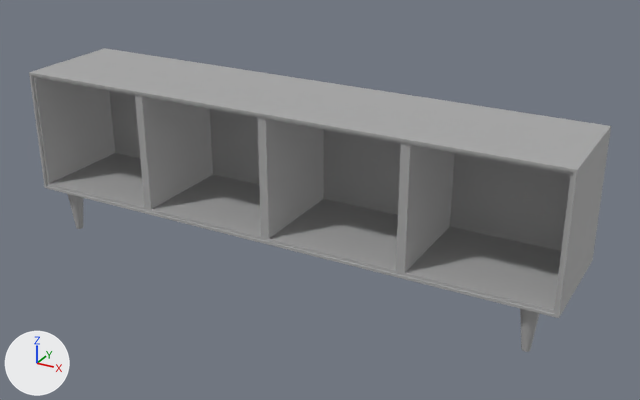
The FBX model Assets/Raw/tv_stand_box.fbx, before and after one commit.
Both versions are drawn from a camera (50 mm lens) standing at (1.62, -2.72, 1.67) and looking at (0.11, 0.03, 0.3). Arrows for +X, +Y and +Z are at lower left; the lights stay in place. Where no turn or scale is listed for an object, it has been applied to the vertices.

Objects in the first picture: 'pCube1', 'pCylinder4', 'wall1', 'wall2', 'wall3'.
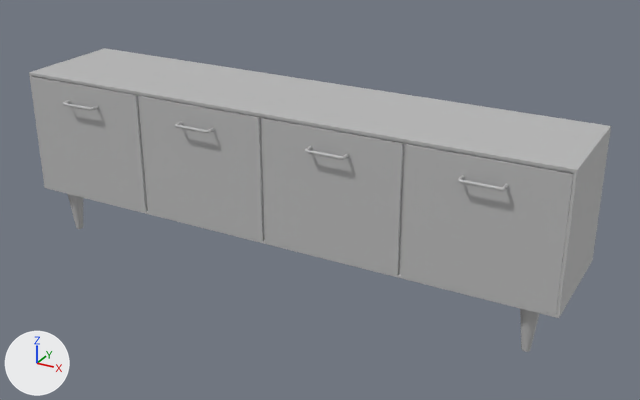
The newer file is also turned or shifted as a whole; pictures and numbers use the older file's frame.

Changed parts and their boxes (x1, y1, x2, y2) in the pictures (640 x 400 px):
'drawer.003', added
    after: (401, 144, 574, 315)
'drawer.002', added
    after: (262, 118, 403, 275)
'drawer.001', added
    after: (138, 96, 263, 241)
'drawer', added
    after: (31, 77, 147, 211)
'handle.003', added
    after: (458, 175, 509, 191)
'handle.002', added
    after: (305, 146, 349, 160)
'handle.001', added
    after: (175, 121, 215, 133)
'handle', added
    after: (63, 100, 99, 111)
'pCube1', unchanged, covered by the edit
    both: (29, 48, 611, 318)
'wall1', unchanged, covered by the edit
    before: (135, 96, 213, 209)
    after: (137, 96, 148, 209)
'wall2', unchanged, covered by the edit
    before: (257, 118, 324, 239)
    after: (260, 118, 265, 238)
'wall3', unchanged, covered by the edit
    before: (396, 144, 455, 273)
    after: (398, 144, 406, 272)

Edits to the bpy script that builds the scene:
```text
Add mat_lambert2:
    mat_lambert2 = principled_material('lambert2')
    mat_lambert2.base_color = (0.5, 0.5, 0.5)  # grey #bcbcbc
Add me_mesh_017:
    me_mesh_017.from_pydata(...)  # 760 vertices, 720 faces; spans x -0.078..0.078, y -0.033..0.02, z -0.006..0.006
    me_mesh_017.materials.append(mat_lambert2)  # grey #bcbcbc
Add me_mesh_015:
    me_mesh_015.from_pydata(...)  # 72 vertices, 72 faces; spans x -0.27..0.27, y -0.218..0.218, z -0.241..0.241
    me_mesh_015.materials.append(mat_lambert2)  # grey #bcbcbc
Add me_mesh_014:
    me_mesh_014.from_pydata(...)  # 760 vertices, 720 faces; spans x -0.078..0.078, y -0.033..0.02, z -0.006..0.006
    me_mesh_014.materials.append(mat_lambert2)  # grey #bcbcbc
Add me_mesh_012:
    me_mesh_012.from_pydata(...)  # 72 vertices, 72 faces; spans x -0.27..0.27, y -0.218..0.218, z -0.241..0.241
    me_mesh_012.materials.append(mat_lambert2)  # grey #bcbcbc
Add me_mesh_018:
    me_mesh_018.from_pydata(...)  # 72 vertices, 72 faces; spans x -0.27..0.27, y -0.218..0.218, z -0.241..0.241
    me_mesh_018.materials.append(mat_lambert2)  # grey #bcbcbc
Add me_mesh_008:
    me_mesh_008.from_pydata(...)  # 760 vertices, 720 faces; spans x -0.078..0.078, y -0.033..0.02, z -0.006..0.006
    me_mesh_008.materials.append(mat_lambert2)  # grey #bcbcbc
Add me_mesh_009:
    me_mesh_009.from_pydata(...)  # 72 vertices, 72 faces; spans x -0.27..0.27, y -0.218..0.218, z -0.241..0.241
    me_mesh_009.materials.append(mat_lambert2)  # grey #bcbcbc
Add me_mesh_011:
    me_mesh_011.from_pydata(...)  # 760 vertices, 720 faces; spans x -0.078..0.078, y -0.033..0.02, z -0.006..0.006
    me_mesh_011.materials.append(mat_lambert2)  # grey #bcbcbc
Add ob_handle_003:
    ob_handle_003 = bpy.data.objects.new('handle.003', me_mesh_017)
    ob_handle_003.location = (0.83, -0.216, 0.609)
Add ob_drawer_002:
    ob_drawer_002 = bpy.data.objects.new('drawer.002', me_mesh_015)
    ob_drawer_002.location = (0.276, 0.011, 0.441)
Add ob_handle_002:
    ob_handle_002 = bpy.data.objects.new('handle.002', me_mesh_014)
    ob_handle_002.location = (0.276, -0.216, 0.609)
Add ob_drawer_001:
    ob_drawer_001 = bpy.data.objects.new('drawer.001', me_mesh_012)
    ob_drawer_001.location = (-0.276, 0.011, 0.441)
Add ob_drawer_003:
    ob_drawer_003 = bpy.data.objects.new('drawer.003', me_mesh_018)
    ob_drawer_003.location = (0.829, 0.011, 0.441)
Add ob_handle:
    ob_handle = bpy.data.objects.new('handle', me_mesh_008)
    ob_handle.location = (-0.83, -0.216, 0.609)
Add ob_drawer:
    ob_drawer = bpy.data.objects.new('drawer', me_mesh_009)
    ob_drawer.location = (-0.83, 0.011, 0.441)
Add ob_handle_001:
    ob_handle_001 = bpy.data.objects.new('handle.001', me_mesh_011)
    ob_handle_001.location = (-0.276, -0.216, 0.609)
```
